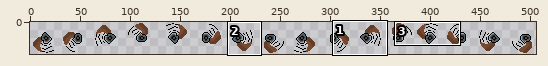
Two states of a sprite sheet, Assets/Sprites/axe/axe-spin-sheet.png. The first picture is a wide view before the edit; the outline marks the close-up.
Close-up. Earlier state:
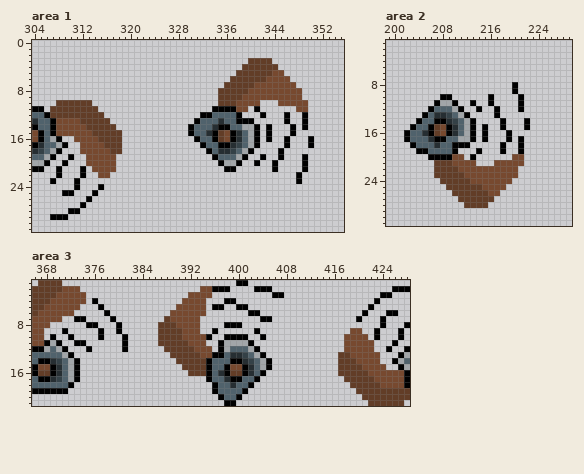
The file is 512x32 pixels. Shown: area 1: x 304..355, y 0..31; area 2: x 199..229, y 1..31; area 3: x 366..428, y 1..21. The wide view leaves out empty margins. The commit also changed other parts of the picture, which this record leaves out.
Once edited:
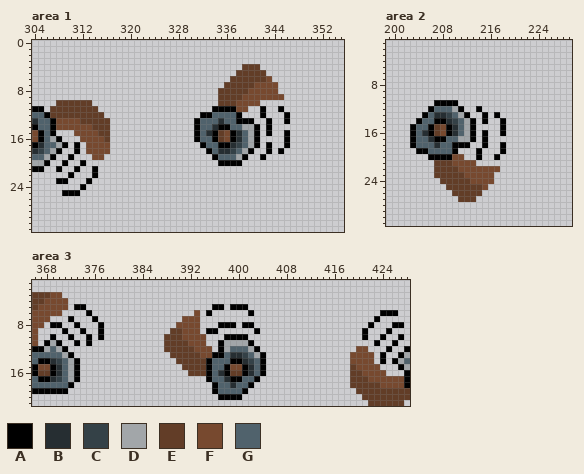
Palette (. is transparent): A #000000  B #262e32  C #344147  D #a2a6a9  E #623d27  F #77492f  G #50626c
What changed:
Area 1:
y 3: x 340..343 EEEE -> ....
y 4: x 342..344 EEE -> ...
y 5: x 343..345 EFF -> ...
y 6: x 344..346 FFF -> ...
y 7: x 345..347 FFF -> ...
y 8: x 345..348 FFFF -> ....
y 9: x 346..348 FFF -> ...
y 10: x 345..349 FFFFF -> .....
y 11: x 341..342 A. -> .A; x 345 . -> A; x 348..349 FF -> ..
y 12: x 349 A -> .
y 13: x 343 . -> A; x 349 A -> .
y 14: x 313 E -> F; x 317 E -> .; x 330..331 AG -> .A; x 347 A -> .; x 349 A -> .
y 15: x 308..310 FFF -> ...; x 314 E -> F; x 317..318 EE -> ..; x 330..331 AG -> .A; x 346..347 .A -> A.
y 16: x 311 F -> .; x 315 E -> F; x 317..318 EE -> ..; x 343 A -> .; x 350 A -> .
y 17: x 311..312 .F -> A.; x 316..318 EEE -> F..; x 343 . -> A; x 350 A -> .
y 18: x 311..312 .F -> A.; x 317..318 EE -> ..; x 343 . -> A
y 19: x 313 F -> .; x 316..317 FF -> ..; x 345 A -> .; x 349 A -> .
y 20: x 312..317 .FFFFF -> A.....; x 336..337 DD -> AA; x 341 A -> .; x 344 A -> .; x 349 A -> .
y 21: x 311..312 .A -> A.; x 314..317 FFFF -> A...; x 336..337 AA -> ..; x 344 A -> .; x 349 A -> .
y 22: x 308 A -> .; x 310 . -> A; x 312 A -> .; x 314..316 .FF -> A..; x 348 A -> .
y 23: x 307..309 A.. -> .AA; x 311 A -> .; x 313 . -> A; x 348 A -> .
y 24: x 311..312 A. -> .A; x 315 A -> .
y 25: x 311 . -> A; x 314 A -> .
y 26: x 313 A -> .
y 27: x 312 A -> .
y 28: x 310..311 AA -> ..
y 29: x 307..309 AAA -> ...
Area 2:
y 8..9: x 220 A -> .
y 10: x 208..209 AA -> ..; x 216 A -> .; x 221 A -> .
y 11: x 208..209 DD -> AA; x 213 A -> .; x 216 A -> .; x 221 A -> .
y 12: x 217 A -> .; x 221 A -> .
y 13: x 215 . -> A
y 14: x 215 . -> A; x 222 A -> .
y 15: x 215 A -> .; x 222 A -> .
y 16: x 202..203 AG -> .A; x 218..219 .A -> A.
y 17: x 202..203 AG -> .A; x 219 A -> .; x 221 A -> .
y 18: x 215 . -> A; x 221 A -> .
y 19: x 221 A -> .
y 20: x 213..214 A. -> .A; x 217 . -> A; x 220..221 FF -> ..
y 21: x 217..221 FFFFF -> .....
y 22: x 218..220 FFF -> ...
y 23: x 217..220 FFFF -> ....
y 24: x 217..219 FFF -> ...
y 25: x 216..218 FFF -> ...
y 26: x 215..217 EFF -> ...
y 27: x 214..216 EEE -> ...
y 28: x 212..215 EEEE -> ....
Area 3:
y 1: x 367..370 EEEE -> ....; x 400..401 AA -> ..
y 2: x 366..373 EEEEEFFF -> ........; x 394..398 FFAAA -> .....; x 403..405 AAA -> ...; x 426..428 AAA -> ...
y 3: x 369 E -> F; x 371..374 FFFF -> ....; x 392..395 FFFF -> ....; x 406..407 AA -> ..; x 424..425 AA -> ..
y 4: x 368 E -> F; x 372..374 FFF -> ...; x 376 A -> .; x 391..394 FFFF -> ....; x 398..399 AA -> ..; x 423 A -> .
y 5: x 367 E -> F; x 372..374 FF. -> .AA; x 377 A -> .; x 390..394 FFFFF -> .....; x 399 . -> A; x 422 A -> .
y 6: x 366 E -> F; x 371..372 FF -> ..; x 375 . -> A; x 378 A -> .; x 389..392 FFFF -> ....; x 394..395 F. -> .A; x 403 A -> .; x 421 A -> .; x 424 . -> A
y 7: x 369..370 FF -> ..; x 372..374 .AA -> A..; x 376 . -> A; x 379 A -> .; x 388..390 EFF -> ...; x 404..405 AA -> ..; x 420 A -> .; x 423..424 .A -> A.
y 8: x 368..370 F.. -> .AA; x 373 . -> A; x 375..377 AA. -> ..A; x 380 A -> .; x 387..389 EEE -> ...; x 397 . -> A; x 400..402 A.. -> .AA; x 422 . -> A; x 424 A -> .; x 426..428 ..A -> AA.
y 9: x 367 F -> .; x 374 . -> A; x 380 A -> .; x 387..388 EE -> ..; x 395 . -> A; x 419..421 FF. -> ..A; x 423 A -> .; x 425 . -> A; x 427 A -> .
y 10: x 367 F -> .; x 375 . -> A; x 381 A -> .; x 387 E -> .; x 395 A -> .; x 404 A -> .; x 418..421 FFFF -> ...A; x 423..424 A. -> .A
y 11: x 367 F -> .; x 374..375 A. -> .A; x 381 A -> .; x 387 E -> .; x 418..423 FFFFF. -> .....A
y 12: x 375 A -> .; x 381 A -> .; x 418..419 FF -> ..; x 422 F -> .
y 13: x 417..418 EE -> ..; x 423..424 F. -> .A
y 14: x 404..405 DA -> A.; x 417..419 EEE -> ..F; x 423..424 F. -> .A
y 15: x 404..405 DA -> A.; x 417..418 EE -> ..; x 420 E -> F; x 424 F -> .
y 16: x 417..418 EE -> ..; x 421 E -> F; x 425..427 FFF -> ...
y 17: x 418 E -> .; x 422 E -> F
y 20: x 398..399 GG -> AA
y 21: x 398..399 AA -> ..
Changed places in both close-ups, as pixel boxes (x1, y1, x2, y2):
changed: (188, 58, 314, 184)
changed: (50, 124, 122, 220)
changed: (440, 82, 530, 208)
changed: (404, 130, 416, 142)
changed: (32, 280, 128, 352)
changed: (158, 280, 284, 370)
changed: (338, 286, 410, 382)
changed: (224, 394, 236, 406)
